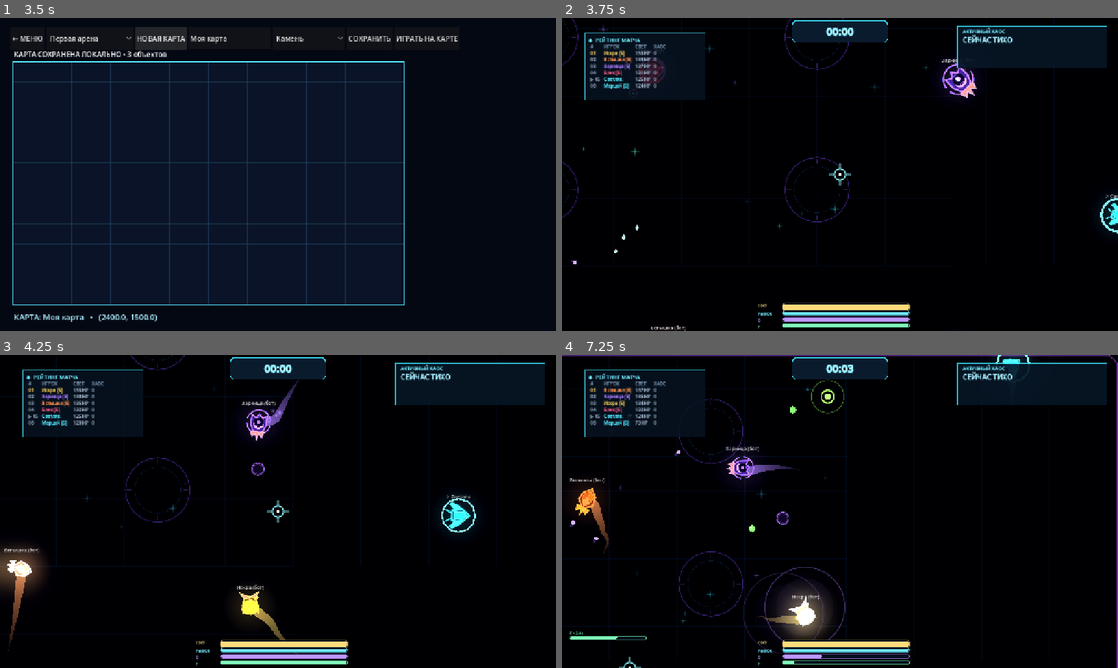
Above: before the commit, frames 1-4 (two rows, left to right).
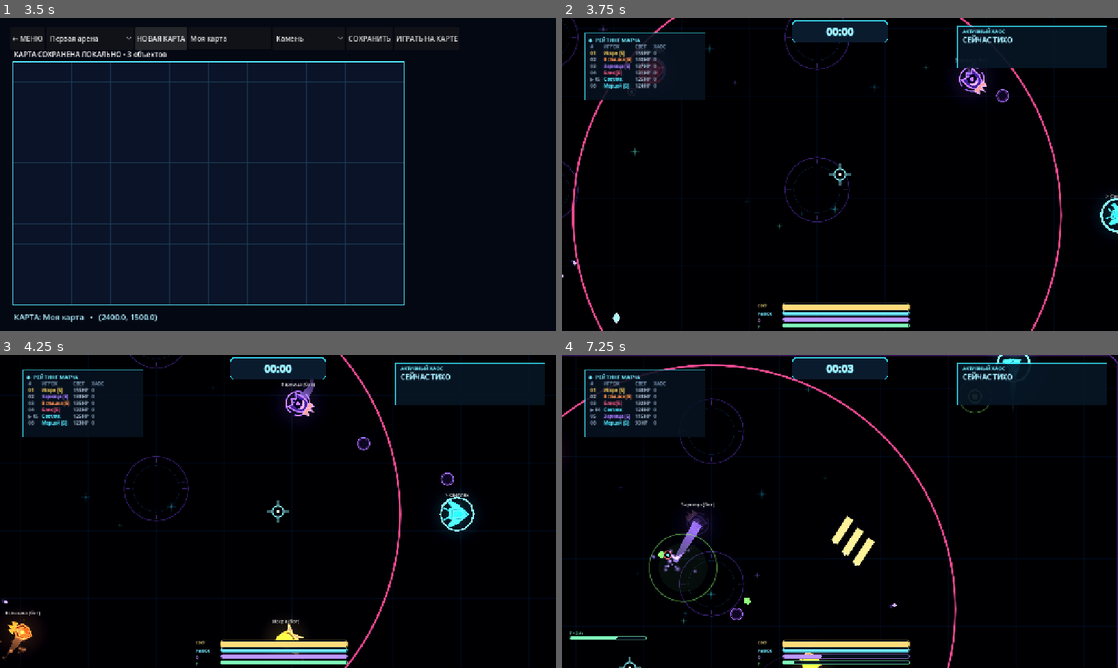
Above: after the commit, the same moments.

Repository: DvoreZZKy/svetobalamut
Game: Godot game, scene res://scenes/menu.tscn
Two runs of this game, one before a commit and one after it. Both use one fixed random seed, a clock stepped at 60 frames per second and the inputs below.
Inputs (mouse positions are in pixels of both pictures, inside the frame that each line leads up to):
- Up to frame 1 (3.5 s): click "Карты и редактор" at 0.5 s; click "СОХРАНИТЬ" at 1.25 s; click "НОВАЯ КАРТА" at 2 s; click "НОВАЯ КАРТА" at 2.75 s
- Up to frame 2 (3.75 s): click "ИГРАТЬ НА КАРТЕ" at 3.5 s
- Up to frame 3 (4.25 s): no input
- Up to frame 4 (7.25 s): tap Enter (restart) at 4.25 s; move the mouse to (867, 511) at 4.27 s; hold W (up) from 4.28 s (still down); tap Q (ability) at 4.35 s; click (867, 511) at 4.42 s; move the mouse to (812, 511) at 5.02 s; tap Space (dash) at 5.1 s; move the mouse to (851, 505) at 5.77 s; tap F (extra_ability) at 5.85 s; move the mouse to (834, 517) at 6.52 s; click (834, 517) at 6.6 s

Frame 1 is identical in both runs. In frame 2, 1.5% of the frame differs, in the area x 0-90%, y 0-100%; in frame 3, 4.7%; in frame 4, 6.4%, in the area x 0-100%, y 0-100%.

Commit message:
Fix map persistence and integrate dynamic map geometry

Diff:
--- a/scripts/arena.gd
+++ b/scripts/arena.gd
@@ -732,17 +732,24 @@
 			var center := Vector2(z.x, z.y)
 			draw_arc(center, z.z, 0.0, TAU, 48, Color(0.30, 0.34, 0.46, 0.78), 2.0, true)
 		var simple_border := PackedVector2Array([
-			Vector2(24, 0), Vector2(ARENA.x - 24, 0), Vector2(ARENA.x, 24),
-			Vector2(ARENA.x, ARENA.y - 24), Vector2(ARENA.x - 24, ARENA.y),
-			Vector2(24, ARENA.y), Vector2(0, ARENA.y - 24), Vector2(0, 24), Vector2(24, 0)
+			Vector2(24, 0), Vector2(world.x - 24, 0), Vector2(world.x, 24),
+			Vector2(world.x, world.y - 24), Vector2(world.x - 24, world.y),
+			Vector2(24, world.y), Vector2(0, world.y - 24), Vector2(0, 24), Vector2(24, 0)
 		])
 		draw_polyline(simple_border, Color(0.22, 0.25, 0.34, 0.8), 2.0, true)
+		var simple_objects: Array = view.get("map_objects", map_objects)
+		for item in simple_objects:
+			var p := Vector2(float(item.get("x",0.0)),float(item.get("y",0.0)))
+			var r := float(item.get("r",48.0))
+			draw_arc(p,r,0.0,TAU,24,Color("#65edff"),2.5,true)
+		var simple_zone: Array = view.get("zone", [world * 0.5, minf(world.x,world.y)*0.48])
+		draw_arc(simple_zone[0], float(simple_zone[1]), 0.0, TAU, 64, Color("#ff4f9b",0.9), 4.0, true)
 		return
 	var gc := Color(0.12, 0.28, 0.48, 0.14)
 	for x in range(0, int(world.x) + 1, 100):
-		draw_line(Vector2(x, 0), Vector2(x, ARENA.y), gc, 1.5)
+		draw_line(Vector2(x, 0), Vector2(x, world.y), gc, 1.5)
 	for y in range(0, int(world.y) + 1, 100):
-		draw_line(Vector2(0, y), Vector2(ARENA.x, y), gc, 1.5)
+		draw_line(Vector2(0, y), Vector2(world.x, y), gc, 1.5)
 	for z in Sim.ZONES:
 		var c := Vector2(z.x, z.y)
 		var zone_poly := PackedVector2Array()
@@ -760,6 +767,8 @@
 		for tick in 4:
 			var axis := Vector2.from_angle(TAU * float(tick) / 4.0)
 			draw_line(c + axis * z.z * 0.82, c + axis * z.z * 0.94, Color(0.52, 0.34, 0.92, 0.38), 2.0, true)
+	var zone_info: Array = view.get("zone", [world * 0.5, minf(world.x,world.y)*0.48])
+	draw_arc(zone_info[0], float(zone_info[1]), 0.0, TAU, 100, Color("#ff4f9b",0.92), 5.0, true)
 	for item in view.get("map_objects", map_objects):
 		var p := Vector2(float(item.get("x",0.0)),float(item.get("y",0.0)))
 		var r := float(item.get("r",48.0))
@@ -1102,6 +1111,7 @@
 		_update_hud(dt)
 	# Markers (meteors and upgrades) must redraw even when no bullets are flying.
 	# Otherwise the last bullet disappearing can freeze the layer and hide later warnings.
+	queue_redraw()
 	bullet_layer.queue_redraw()
 	last_bullet_count = view.get("bl", []).size()
 	if is_instance_valid(cursor_canvas):
--- a/scripts/map_data.gd
+++ b/scripts/map_data.gd
@@ -70,7 +70,13 @@
 
 func _sanitize_map(data: Dictionary) -> Dictionary:
  var size_value: Variant = data.get("size", Vector2(2400,1500))
- var size := size_value if size_value is Vector2 else Vector2(2400,1500)
+ var size: Vector2 = Vector2(2400,1500)
+ if size_value is Vector2:
+  size = size_value
+ elif size_value is Array and size_value.size() >= 2:
+  size = Vector2(float(size_value[0]),float(size_value[1]))
+ elif size_value is Dictionary:
+  size = Vector2(float(size_value.get("x",2400)),float(size_value.get("y",1500)))
  size.x = clampf(size.x,1600.0,5000.0)
  size.y = clampf(size.y,900.0,3000.0)
  var objects: Array = []
@@ -84,9 +90,15 @@
  return {"id":str(data.get("id","custom")),"name":str(data.get("name","Моя карта")).substr(0,32),"size":size,"theme":st …(186 unchanged characters)…
 
 func _write_maps() -> void:
+ var serializable: Array = []
+ for item in custom_maps:
+  var copy: Dictionary = item.duplicate(true)
+  var map_size: Vector2 = copy.get("size",Vector2(2400,1500))
+  copy["size"] = [map_size.x,map_size.y]
+  serializable.append(copy)
  var file := FileAccess.open(SAVE_DIR + "/library.json",FileAccess.WRITE)
  if file:
-  file.store_string(JSON.stringify(custom_maps))
+  file.store_string(JSON.stringify(serializable))
 
 func _load_maps() -> void:
  DirAccess.make_dir_recursive_absolute(ProjectSettings.globalize_path(SAVE_DIR))
--- a/scripts/map_editor.gd
+++ b/scripts/map_editor.gd
@@ -66,6 +66,11 @@
  queue_redraw()
 
 func _save() -> void:
+ if not str(draft.get("id","")).begins_with("custom_"):
+  var custom_copy: Dictionary = MapData.new_custom_map()
+  custom_copy["objects"] = draft.get("objects", []).duplicate(true)
+  custom_copy["size"] = draft.get("size", Vector2(2400,1500))
+  draft = custom_copy
  draft.name = name_edit.text.strip_edges() if name_edit.text.strip_edges() != "" else "Моя карта"
  if MapData.save_custom_map(draft):
   info.text = "КАРТА СОХРАНЕНА ЛОКАЛЬНО • " + str(draft.objects.size()) + " объектов"
--- a/scripts/net.gd
+++ b/scripts/net.gd
@@ -202,9 +202,9 @@
 @rpc("authority", "call_local", "reliable")
 func _start(cfg: Array, map_data: Dictionary) -> void:
 	G.cfg = cfg
-	MapData.select_map(str(map_data.get("id", "arena_original")))
 	if str(map_data.get("id", "")).begins_with("custom_"):
 		MapData.receive_map(map_data)
+	MapData.select_map(str(map_data.get("id", "arena_original")))
 	match_started.emit()
 
 
--- a/scripts/sim.gd
+++ b/scripts/sim.gd
@@ -595,7 +595,7 @@
 			p.ability_t = 2.8
 			events.append({"t": "ability", "x": p.pos.x, "y": p.pos.y, "c": p.ci, "kind": 1})
 		2:
-			p.pos = (p.pos + p.aim * 320.0).clamp(Vector2(40, 40), A - Vector2(40, 40))
+			p.pos = (p.pos + p.aim * 320.0).clamp(Vector2(40, 40), world_size - Vector2(40, 40))
 			p.ability_t = 0.65
 			p.inv = 0.65
 			events.append({"t": "ability", "x": p.pos.x, "y": p.pos.y, "c": p.ci, "kind": 2})
@@ -618,7 +618,7 @@
 		7:
 			_character_pulse(p, 230.0, 28.0, 420.0)
 		8:
-			p.pos = (p.pos + p.aim * 280.0).clamp(Vector2(40,40), A - Vector2(40,40))
+			p.pos = (p.pos + p.aim * 280.0).clamp(Vector2(40,40), world_size - Vector2(40,40))
 			p.inv = 0.28
 		9:
 			p.special_shots = 5
@@ -653,7 +653,7 @@
 	match int(p.kind):
 		0:
 			# Fireflies use bioluminescent signals: lure eaters to a bright decoy.
-			var lure_pos: Vector2 = (p.pos + p.aim * 145.0).clamp(Vector2(55, 55), A - Vector2(55, 55))
+			var lure_pos: Vector2 = (p.pos + p.aim * 145.0).clamp(Vector2(55, 55), world_size - Vector2(55, 55))
 			lures.append({"pos": lure_pos, "t": 3.8, "owner": p.id})
 			p.light = maxf(0.0, float(p.light) - 3.0)
 			events.append({"t": "extra_ability", "x": lure_pos.x, "y": lure_pos.y, "c": p.ci, "kind": 0})
@@ -679,7 +679,7 @@
 		7:
 			_character_pulse(p, 280.0, 34.0, 520.0)
 		8:
-			p.pos = (p.pos + p.aim * 390.0).clamp(Vector2(40,40), A - Vector2(40,40))
+			p.pos = (p.pos + p.aim * 390.0).clamp(Vector2(40,40), world_size - Vector2(40,40))
 			p.inv = 0.35
 		9:
 			p.max_shield = 30.0
@@ -710,7 +710,7 @@
 			p.field_t = 2.8
 			p.field_mode = 1 if int(p.get("field_mode",0)) == 2 else 2
 		18:
-			p.pos = (p.pos + p.aim * 260.0).clamp(Vector2(40,40), A - Vector2(40,40))
+			p.pos = (p.pos + p.aim * 260.0).clamp(Vector2(40,40), world_size - Vector2(40,40))
 			p.inv = maxf(float(p.inv), 0.55)
 
 
@@ -839,13 +839,13 @@
 		pos.x = m
 		vel.x = absf(vel.x) * 0.5
 	elif pos.x > world_size.x - m:
-		pos.x = A.x - m
+		pos.x = world_size.x - m
 		vel.x = -absf(vel.x) * 0.5
 	if pos.y < m:
 		pos.y = m
 		vel.y = absf(vel.y) * 0.5
 	elif pos.y > world_size.y - m:
-		pos.y = A.y - m
+		pos.y = world_size.y - m
 		vel.y = -absf(vel.y) * 0.5
 	p.pos = pos
 	p.vel = vel
@@ -855,6 +855,9 @@
 func _resolve_map_objects(pos: Vector2, radius: float) -> Vector2:
 	for item in map_data.get("objects", []):
 		var center := Vector2(float(item.get("x", 0.0)), float(item.get("y", 0.0)))
+		var object_type := str(item.get("type", "rock"))
+		if not ["rock", "crystal", "cover", "container", "plant"].has(object_type):
+			continue
 		var object_radius := float(item.get("r", 48.0))
 		var delta := pos - center
 		var minimum := radius + object_radius
@@ -1049,8 +1052,8 @@
 					b.pts += 1
 					shake_req = maxf(shake_req, 5.0)
 				# Separation must never push anyone out of the arena.
-				a.pos = (a.pos as Vector2).clamp(Vector2(30, 30), A - Vector2(30, 30))
-				b.pos = (b.pos as Vector2).clamp(Vector2(30, 30), A - Vector2(30, 30))
+				a.pos = (a.pos as Vector2).clamp(Vector2(30, 30), world_size - Vector2(30, 30))
+				b.pos = (b.pos as Vector2).clamp(Vector2(30, 30), world_size - Vector2(30, 30))
 
 
 func _meteor_tick(dt: float) -> void:
@@ -1062,7 +1065,7 @@
 	if meteor_burst_left > 0:
 		meteor_burst_timer -= dt
 		if meteor_burst_timer <= 0.0:
-			var target := Vector2(rng.randf_range(100.0, A.x - 100.0), rng.randf_range(100.0, A.y - 100.0))
+			var target := Vector2(rng.randf_range(100.0, world_size.x - 100.0), rng.randf_range(100.0, world_size.y - 100.0))
 			meteors.append({"pos": target, "t": rng.randf_range(0.85, 1.25), "id": next_id})
 			next_id += 1
 			events.append({"t": "meteor_warn", "x": target.x, "y": target.y, "c": 0})
@@ -1120,7 +1123,7 @@
 		for i in 3:
 			if eaters.size() >= 7:
 				break
-			_spawn_eater(Vector2(rng.randf_range(80.0, A.x - 80.0), rng.randf_range(80.0, A.y - 80.0)), rng.randf() < 0.5)
+			_spawn_eater(Vector2(rng.randf_range(80.0, world_size.x - 80.0), rng.randf_range(80.0, world_size.y - 80.0)), rng.randf() < 0.5)
 
 
 func _update_bullets(dt: float) -> void:
@@ -1155,32 +1158,42 @@
 			b.pos += b.vel * dt + b.vel.normalized().orthogonal() * sin(float(b.wave_t) * 8.0) * 78.0 * dt
 		else:
 			b.pos += b.vel * dt
-		var dead: bool = b.life <= 0.0
+		var object_hit := false
+		for item in map_data.get("objects", []):
+			var object_type := str(item.get("type", "rock"))
+			if not ["rock", "crystal", "cover", "container", "plant"].has(object_type):
+				continue
+			var object_center := Vector2(float(item.get("x", 0.0)), float(item.get("y", 0.0)))
+			var object_radius := float(item.get("r", 48.0))
+			if b.pos.distance_squared_to(object_center) <= pow(object_radius + float(b.get("radius", 6.0)), 2.0):
+				object_hit = true
+				break
+		var dead: bool = b.life <= 0.0 or object_hit
 		var bounce_on: bool = effects.has("bounce") or bool(b.get("ricochet", false))
 		var bounce_limit: int = 2 if bool(b.get("ricochet", false)) else 4
 		var bp: Vector2 = b.pos
 		var bv: Vector2 = b.vel
-		var hit_wall := bp.x < 0.0 or bp.x > A.x or bp.y < 0.0 or bp.y > A.y
+		var hit_wall := bp.x < 0.0 or bp.x > world_size.x or bp.y < 0.0 or bp.y > world_size.y
 		if hit_wall and bool(b.get("split_on_wall", false)):
 			var split_dir: Vector2 = bv.normalized()
 			for split_i in 3:
 				var child_dir := split_dir.rotated((float(split_i) - 1.0) * 0.42)
-				keep.append({"id": next_id, "pos": bp.clamp(Vector2(8, 8), A - Vector2(8, 8)), "vel": child_dir * 980.0,
+				keep.append({"id": next_id, "pos": bp.clamp(Vector2(8, 8), world_size - Vector2(8, 8)), "vel": child_dir * 980.0,
 					"owner": b.owner, "life": 0.8, "bn": 0, "ricochet": false, "dmg": float(b.dmg) * 0.42,
 					"radius": 5.0, "vk": 3, "hit_ids": []})
 				next_id += 1
 			dead = true
-		elif bp.x < 0.0 or bp.x > A.x:
+		elif bp.x < 0.0 or bp.x > world_size.x:
 			if bounce_on and b.bn < bounce_limit:
 				bv.x = -bv.x
-				bp.x = clampf(bp.x, 0.0, A.x)
+				bp.x = clampf(bp.x, 0.0, world_size.x)
 				b.bn += 1
 			else:
 				dead = true
-		if bp.y < 0.0 or bp.y > A.y:
+		if bp.y < 0.0 or bp.y > world_size.y:
 			if bounce_on and b.bn < bounce_limit:
 				bv.y = -bv.y
-				bp.y = clampf(bp.y, 0.0, A.y)
+				bp.y = clampf(bp.y, 0.0, world_size.y)
 				b.bn += 1
 			else:
 				dead = true
@@ -1281,10 +1294,10 @@
 # ------------------------------------------------------- пожиратели ------
 func _edge_point() -> Vector2:
 	match rng.randi() % 4:
-		0: return Vector2(rng.randf_range(0, A.x), -30)
-		1: return Vector2(rng.randf_range(0, A.x), A.y + 30)
-		2: return Vector2(-30, rng.randf_range(0, A.y))
-		_: return Vector2(A.x + 30, rng.randf_range(0, A.y))
+		0: return Vector2(rng.randf_range(0, world_size.x), -30)
+		1: return Vector2(rng.randf_range(0, world_size.x), world_size.y + 30)
+		2: return Vector2(-30, rng.randf_range(0, world_size.y))
+		_: return Vector2(world_size.x + 30, rng.randf_range(0, world_size.y))
 
 
 func _spawn_eater(pos: Vector2, crawler: bool) -> void:
@@ -1335,7 +1348,7 @@
 		if pickups.size() < 3:
 			var kinds := ["swift", "overdrive", "shield", "battery"]
 			var kind: String = kinds[rng.randi_range(0, kinds.size() - 1)]
-			var pos := Vector2(rng.randf_range(100.0, A.x - 100.0), rng.randf_range(100.0, A.y - 100.0))
+			var pos := Vector2(rng.randf_range(100.0, world_size.x - 100.0), rng.randf_range(100.0, world_size.y - 100.0))
 			pickups.append({"pos": pos, "kind": kind, "t": 13.0})
 	var keep: Array = []
 	for pickup in pickups:
@@ -1401,7 +1414,7 @@
 			for i in 4:
 				if eaters.size() >= MAX_EATERS_RAIN:
 					break  # repeated rains must not bury the arena in never-expiring eaters
-				_spawn_eater(Vector2(rng.randf_range(60, A.x - 60), -40.0 - i * 20.0), rng.randf() < 0.5)
+				_spawn_eater(Vector2(rng.randf_range(60, world_size.x - 60), -40.0 - i * 20.0), rng.randf() < 0.5)
 		"steal":
 			if lit.size() >= 2:
 				lit.shuffle()
@@ -1429,7 +1442,7 @@
 					var src: Dictionary = lit[rng.randi() % lit.size()]
 					var id := -(1000 + next_id)
 					next_id += 1
-					var d := _new_player(id, "двойник", false, src.kind, src.ci, _edge_point().clamp(Vector2(60, 60), A - Vector2(60, 60)), src.hat, src.outfit)
+					var d := _new_player(id, "двойник", false, src.kind, src.ci, _edge_point().clamp(Vector2(60, 60), world_size - Vector2(60, 60)), src.hat, src.outfit)
 					d.decoy = true
 					d.life = 12.0
 					d.light = 45.0
@@ -1574,9 +1587,9 @@
 				if p.kind != 1:
 					inp.fire = true
 	if p.pos.x < 120.0: mv.x += 0.8
-	if p.pos.x > A.x - 120.0: mv.x -= 0.8
+	if p.pos.x > world_size.x - 120.0: mv.x -= 0.8
 	if p.pos.y < 120.0: mv.y += 0.8
-	if p.pos.y > A.y - 120.0: mv.y -= 0.8
+	if p.pos.y > world_size.y - 120.0: mv.y -= 0.8
 	if p.dash_cd <= 0.0:
 		for bl in bullets:
 			if bl.owner == p.id:
